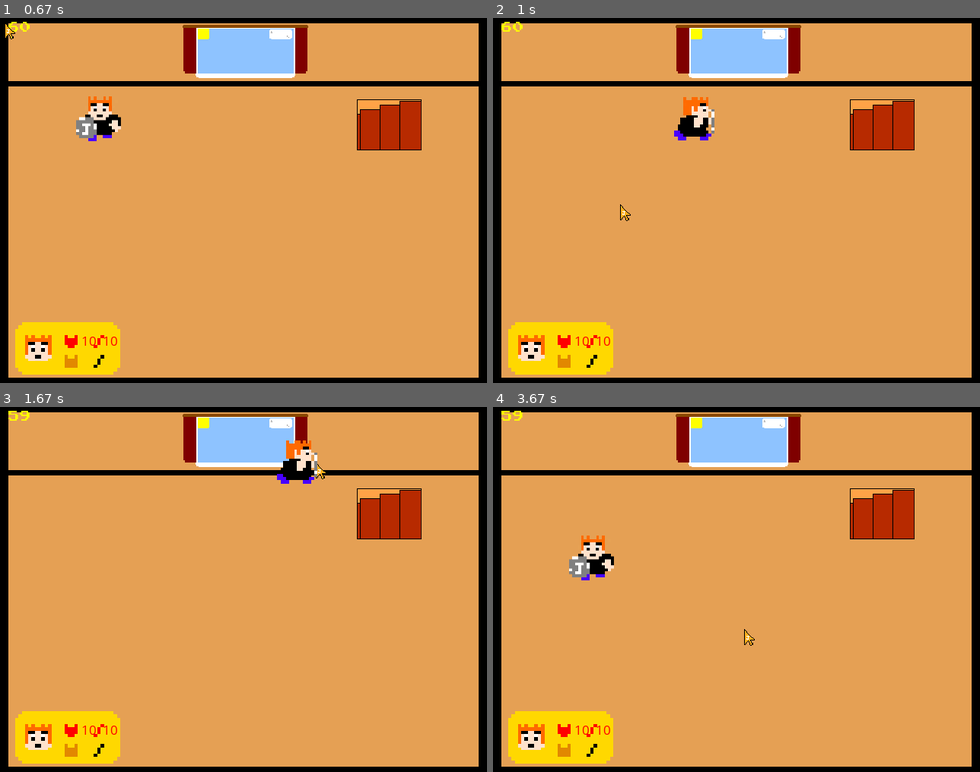
Above: before the commit, frames 1-4 (two rows, left to right).
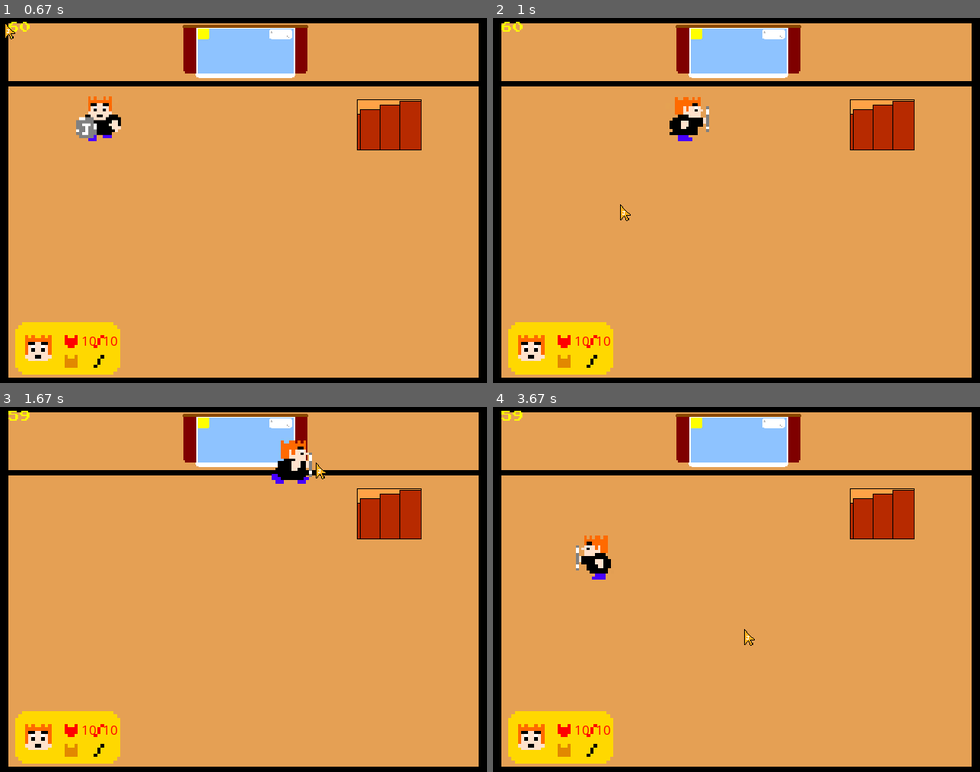
Above: after the commit, the same moments.

Repository: Marios325346/John-sAdventure
Game: pygame game, started from main.py
Same seed, same stepped clock (60 frames per second), same inputs: the game is played once before the commit and once after it.
Inputs (mouse positions are in pixels of both pictures, inside the frame that each line leads up to):
- Up to frame 1 (0.67 s): tap Enter at 0.33 s
- Up to frame 2 (1 s): hold Right from 0.67 s (still down); move the mouse to (619, 204) at 0.7 s
- Up to frame 3 (1.67 s): release Right at 1.13 s; hold Up 1.17-1.47 s; move the mouse to (92, 534) at 1.2 s; hold Right from 1.5 s (still down); move the mouse to (316, 461) at 1.53 s
- Up to frame 4 (3.67 s): release Right at 1.97 s; hold Left 2-2.53 s; move the mouse to (794, 622) at 2.03 s; hold Down 2.57-2.87 s; move the mouse to (746, 465) at 2.6 s; tap Enter at 2.9 s; hold Left 3.23-3.63 s; move the mouse to (741, 629) at 3.27 s

Frame 1 is identical in both runs. In frame 2, 0.6% of the frame differs, in the area x 36-46%, y 21-34%; in frame 3, 0.5%; in frame 4, 0.6%.

Commit message:
ver 0.0.2 last arc

Diff:
--- a/catalogs.py
+++ b/catalogs.py
@@ -9,7 +9,7 @@
 
 
 def catalog_bubble(text):
-    global catalogImg
+    global catalogImg , interactable
 
     catalogText = Pixel_font.render(text, True, (255, 255, 255))
     screen.blit(catalogImg, (100, 340))
--- a/engine.py
+++ b/engine.py
@@ -6,23 +6,29 @@
 
 
 catalogImg = pygame.image.load('sprites/catalog.png')
-Pixel_font = pygame.font.Font("fonts/pixelfont.ttf", 18)
+Pixel_font = pygame.font.Font("fonts/pixelfont.ttf", 14)
 
 cynthiaImg = pygame.image.load("npc/Cynthia.png")
 def cynthia(cynthiaX,cynthiaY,playerX,playerY):
     global catalogImg, cynthiaImg
     playerX = playerX
     playerY = playerY
+    screen.blit(cynthiaImg, (cynthiaX, cynthiaY))
+    cynthia_text = Pixel_font.render("Good morning brother, your sword", True, (255,255,255))
+    cynthia_text2 = Pixel_font.render("is in the basement, your friends", True, (255,255,255))
+    cynthia_text3 = Pixel_font.render("are waiting for you in the training", True, (255, 255, 255))
+    cynthia_text4 = Pixel_font.render("field.   -Cynthia", True, (255, 255, 255))
+    if playerX >= cynthiaX - 50 and playerX <= cynthiaX + 50 and playerY >= cynthiaY + 10  and playerY <= cynthiaY + 60:
+        print("Cynthia input")
+        screen.blit(catalogImg, (100, 340))
+        screen.blit(cynthia_text, (120, 350))
+        screen.blit(cynthia_text2, (120, 370))
+        screen.blit(cynthia_text3, (120, 390))
+        screen.blit(cynthia_text4, (120, 410))
 
-    screen.blit(cynthiaImg, (cynthiaX, cynthiaY))
-    cynthia_text = Pixel_font.render("Good morning brother, your things are in the basement \n  once you get them meet your friend in the training field", True, (255,255,255))
-    if playerX >= cynthiaX - 60 and playerX <= cynthiaX + 90  and playerY >= cynthiaY  and playerY <= cynthiaY + 50:
-        print("Cynthia input")
-        #if event.key == pygame.K_RETURN:
-            #pass
 
-            #screen.blit(catalogImg, (100, 340)
-            # )
+
+
 
             #screen.blit(catalogText, (120, 350))
     print (playerX, playerY)
--- a/main.py
+++ b/main.py
@@ -31,16 +31,19 @@
 pygame.mouse.set_visible(False)
 start_text = myfont.render("Press Enter/Click \n to start the game", True, black)
 
+
 # Background music
 # pygame.mixer.music.load("sound/home.mp3")
 # pygame.mixer.music.play(-1)
 
-#Controls
+# Controls
 def controls():
     global playerX, playerY
     global playerX_change, playerY_change
     global walkCount
     global left, right, up, down
+    global interactable
+
     for event in pygame.event.get():
         if event.type == pygame.QUIT:
             pygame.quit()
@@ -71,6 +74,10 @@
             elif event.key == pygame.K_ESCAPE:
                 pygame.quit()
                 sys.exit()
+            if event.key == pygame.K_RETURN:
+                interactable = True
+            else:
+                interactable = False
         if event.type == pygame.KEYUP:
             if event.key == pygame.K_LEFT or event.key == pygame.K_RIGHT or event.key == pygame.K_UP or event.key == pygame.K_DOWN:
                 playerX_change = 0
@@ -78,30 +85,32 @@
                 left, right, up, down = False, False, False, False
                 walkCount = 0
 
+
 Pixel_font = pygame.font.Font("fonts/pixelfont.ttf", 18)
+
 
 def framerate():
     fps = str(int(clock.get_fps()))
     fps_text = Pixel_font.render(fps, 1, pygame.Color("yellow"))
     return fps_text
 
+
 catalogImg = pygame.image.load('sprites/catalog.png')
+
+
 def stairs_catalog():
     global catalogImg, game, main_room
+    global interactable
     text = Pixel_font.render("Go downstairs?", True, (255, 255, 255))
     changeMap = False
     if playerX >= 440 and playerX <= 530 and playerY >= 60 and playerY <= 120:
         screen.blit(catalogImg, (100, 340))
         screen.blit(text, (120, 350))
-        if event.key == pygame.K_RETURN:
-                print("Next level")
-                game = not game
-                main_room = True
-            #time.wait(1000)
-            #changeMap = True
-        #if changeMap:
-            #game = not game
-            #main_room = True
+        if interactable:
+            print("You interacted with the stairs")
+            game = not game
+            main_room = True
+
 
 menu = True
 while menu:
@@ -142,13 +151,17 @@
 # Player Animation
 walkCount = 0
 # Walk Right
-walkRight = [pygame.image.load('sprites/player/playerright1.png'), pygame.image.load('sprites/player/playerright2.png'), pygame.image.load('sprites/player/playerright1.png')]
+walkRight = [pygame.image.load('sprites/player/playerright1.png'), pygame.image.load('sprites/player/playerright2.png'),
+             pygame.image.load('sprites/player/playerright1.png')]
 # Walk Left
-walkLeft = [pygame.image.load('sprites/player/playerleft1.png'), pygame.image.load('sprites/player/playerleft2.png'), pygame.image.load('sprites/player/playerleft1.png')]
+walkLeft = [pygame.image.load('sprites/player/playerleft1.png'), pygame.image.load('sprites/player/playerleft2.png'),
+            pygame.image.load('sprites/player/playerleft1.png')]
 # Walk Up
-walkUp = [pygame.image.load('sprites/player/playerup1.png'), pygame.image.load('sprites/player/playerup2.png'), pygame.image.load('sprites/player/playerup1.png')]
+walkUp = [pygame.image.load('sprites/player/playerup1.png'), pygame.image.load('sprites/player/playerup2.png'),
+          pygame.image.load('sprites/player/playerup1.png')]
 # Walk Down
-walkDown = [pygame.image.load('sprites/player/playerdown1.png'), pygame.image.load('sprites/player/playerdown2.png'), pygame.image.load('sprites/player/playerdown1.png')]
+walkDown = [pygame.image.load('sprites/player/playerdown1.png'), pygame.image.load('sprites/player/playerdown2.png'),
+            pygame.image.load('sprites/player/playerdown1.png')]
 
 left = False
 right = False
@@ -163,33 +176,19 @@
     if walkCount + 1 >= 27:
         walkCount = 0
     if left:
-        if event.key != pygame.K_z:
-            screen.blit(walkLeft[walkCount // 9], (playerX, playerY))
-            walkCount += 1
-        else:
-            pass
+        screen.blit(walkLeft[walkCount // 9], (playerX, playerY))
+        walkCount += 1
     elif right:
-        if event.key != pygame.K_z:
-            screen.blit(walkRight[walkCount // 9], (playerX, playerY))
-            walkCount += 1
-        else:
-            pass
+        screen.blit(walkRight[walkCount // 9], (playerX, playerY))
+        walkCount += 1
     elif up:
-        if event.key != pygame.K_z:
-            screen.blit(walkUp[walkCount // 9], (playerX, playerY))
-            walkCount += 1
-        else:
-            pass
+        screen.blit(walkUp[walkCount // 9], (playerX, playerY))
+        walkCount += 1
     elif down:
-        if event.key != pygame.K_z:
-            screen.blit(walkDown[walkCount // 9], (playerX, playerY))
-            walkCount += 1
-        else:
-            pass
+        screen.blit(walkDown[walkCount // 9], (playerX, playerY))
+        walkCount += 1
     else:
         screen.blit(playerImg, (playerX, playerY))
-    # IT KINDA WORKS YALLL <3
-    pygame.display.update()
 
 
 def hearts():
@@ -212,6 +211,7 @@
     screen.fill((0, 0, 0))
     # background image load
     screen.blit(background, (0, 0))
+    gameWindow()  # Player
     hearts()
 
     controls()
@@ -231,14 +231,12 @@
     elif playerY >= 410:
         playerY = 410
 
-    # Cynthia
-
     # print("X:",playerX,"Y",playerY)
     screen.blit(framerate(), (10, 0))
     screen.blit(cursor, (pygame.mouse.get_pos()))
     stairs_catalog()
     clock.tick(60)
-    gameWindow()
+    pygame.display.update()
 
 main_room_background = pygame.image.load('sprites/main_room.png')
 basement = False
@@ -246,16 +244,16 @@
     screen.fill((0, 0, 0))
     # background image load
     screen.blit(main_room_background, (0, 0))
+    gameWindow()  # Player
     hearts()
-
+    cynthia(350, 30, playerX, playerY)
     # Content
 
-    cynthia(350, 30, playerX, playerY)
-
-
-    #Controls
+
+
+    # Controls
     controls()
-    # Stops the player from going out of bounds
+    # Out of bounds
     if playerX <= 5:
         playerX = 5
     elif playerX >= 580:
@@ -271,25 +269,31 @@
     # BASEMENT or Outdoors
     if playerY >= 260 and playerY <= 340 and playerX >= 510:
         catalog_bubble("Wanna go to basement?")
-        if event.key == K_RETURN:
+        if interactable:
             main_room = not main_room
             basement = True
     elif playerY >= 370 and playerX >= 220 and playerX <= 320:
+        task1 = True
+        if task1:
+            catalog_bubble("Want to go outside?")
+        else:
+            catalog_bubble("Door is locked")
         print("You went outside")
 
     # MOVEMENT X AND Y
     playerX += playerX_change
     playerY -= playerY_change
-    #print("X:",playerX , "Y:",playerY)
+    # print("X:",playerX , "Y:",playerY)
     screen.blit(cursor, (pygame.mouse.get_pos()))
     screen.blit(framerate(), (10, 0))
     clock.tick(60)
-    gameWindow()
+    pygame.display.update()
 
 basementImg = pygame.image.load('sprites/basement.png')
 while basement:
     screen.fill((0, 0, 0))
     screen.blit(basementImg, (0, 0))
+    gameWindow()
     hearts()
 
     controls()
@@ -299,4 +303,4 @@
     screen.blit(cursor, (pygame.mouse.get_pos()))
     screen.blit(framerate(), (10, 0))
     clock.tick(60)
-    gameWindow()
+    pygame.display.update()
